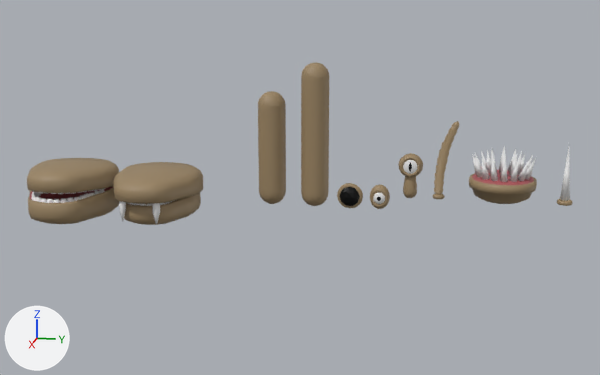
The FBX model Assets/Creature Creator/Models/Body Parts.fbx, before and after one commit.
The view is the same before and after, from a camera (50 mm lens) standing at (27.37, 5.7, 6.99) and looking at (0.84, 0.4, 0.36). Lighting does not change. The marker at lower left points along +X, +Y and +Z. Where no turn or scale is listed for an object, it has been applied to the vertices.

The first picture shows 'Antenna', 'Arm.001', 'Eye 1', 'Eye 2', 'Eye 3', 'Horn', 'Leg.001', 'Lower', 'Lower.001', 'Mouth 1', 'Mouth 2', 'Spike Ball'.
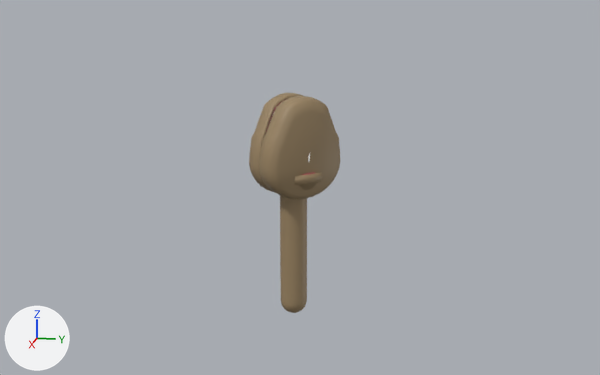
Where the newer file only moved an object's origin or applied its transform, the numbers keep the older frame.

Edits to the bpy script that builds the scene:
```text
Change me_icosphere_001:
    where me_icosphere_001.from_pydata(...)  # 203 vertices, 240 faces; spans x -0.021..0.483, y -0.442..0.442, z -0.442..0.442
    me_icosphere_001 part 8: the whole mesh is multiplied about its middle by the matrix ((0.0, 0.707, -0.707), (0.0, 0.707, 0.707), (1.0, 0.0, 0.0)), then moved by (-0.231, -2.0, 0.231)
Change me_lower_001:
    where me_lower_001.from_pydata(...)  # 584 vertices, 414 faces; spans x -0.12..3.38, y -1.48..1.48, z -0.76..0.25
    me_lower_001 part 1: the whole mesh is multiplied about its middle by the matrix ((0.0, 0.707, 0.707), (0.0, -0.707, 0.707), (1.0, 0.0, 0.0)), then moved by (-1.81, 7.31, 1.89)
Change me_sphere_005:
    where me_sphere_005.from_pydata(...)  # 576 vertices, 596 faces; spans x -0.045..0.43, y -0.338..0.338, z -0.424..0.424
    me_sphere_005 part 7: the whole mesh is multiplied about its middle by the matrix ((0.0, -0.707, -0.707), (0.0, 0.707, -0.707), (1.0, 0.0, 0.0)), then moved by (-0.192, -3.0, 0.192)
Change me_cone_001:
    where me_cone_001.from_pydata(...)  # 584 vertices, 414 faces; spans x -0.14..3.34, y -1.47..1.47, z 0.06..1.03
    me_cone_001 part 3: the whole mesh is multiplied about the mesh origin by the matrix ((0.0, 1.0, 0.0), (0.0, 0.0, 1.0), (1.0, 0.0, 0.0))
Change me_cylinder_006:
    remove me_cylinder_006.from_pydata(...)  # 1105 vertices, 1120 faces; spans x -0.47..0.47, y -0.47..0.47, z -0.47..3.45
    add me_cylinder_006.from_pydata(...)  # 1090 vertices, 1120 faces; spans x -0.47..0.47, y -0.47..0.47, z -3.45..0.47
    me_cylinder_006 part 5: 1073 vertices removed from x -0.47..0.47, y -0.47..0.47, z -0.47..3.45; 1058 vertices added at x -0.47..0.47, y -0.47..0.47, z -3.45..0.47
Change me_cylinder_007:
    remove me_cylinder_007.from_pydata(...)  # 1105 vertices, 1120 faces; spans x -0.47..0.47, y -0.47..0.47, z -0.47..4.45
    add me_cylinder_007.from_pydata(...)  # 1090 vertices, 1120 faces; spans x -0.47..0.47, y -0.47..0.47, z -4.45..0.47
    me_cylinder_007 part 4: 1073 vertices removed from x -0.47..0.47, y -0.47..0.47, z -0.47..4.45; 1058 vertices added at x -0.47..0.47, y -0.47..0.47, z -4.45..0.47
Change me_mouth_2:
    where me_mouth_2.from_pydata(...)  # 638 vertices, 454 faces; spans x -0.11..3.36, y -1.47..1.47, z -0.51..0.87
    me_mouth_2 part 2: the whole mesh is multiplied about the mesh origin by the matrix ((0.0, 1.0, 0.0), (0.0, 0.0, 1.0), (1.0, 0.0, 0.0))
Change me_lower:
    where me_lower.from_pydata(...)  # 584 vertices, 414 faces; spans x -0.12..3.01, y -1.32..1.32, z -0.7..0.2
    me_lower part 6: the whole mesh is multiplied about its middle by the matrix ((0.0, 0.707, 0.707), (0.0, -0.707, 0.707), (1.0, 0.0, 0.0)), then moved by (-1.62, 4.24, 1.69)
Change me_cylinder_002:
    where me_cylinder_002.from_pydata(...)  # 900 vertices, 881 faces; spans x -0.32..0.33, y -0.41..0.41, z -0.03..1.51
    me_cylinder_002 part 9: the whole mesh is turned 45 degrees about the z axis through its middle, then moved by (0.0, -4.0, 0.0)
Change ob_spike_ball:
    ob_spike_ball.location: (0.0, 7.0, 0.0) -> (0.0, 0.0, 0.0)
Change ob_mouth_1:
    ob_mouth_1.location: (0.0, -7.49, 0.0) -> (0.0, 0.0, 0.0)
    ob_mouth_1.rotation_euler: (0.0, 0.0, 0.0) -> (0.0, 0.0, -0.785)  # degrees (0, 0, 0) -> degrees (0, 0, -45)
Change ob_arm_001:
    ob_arm_001.location: (0.0, -0.75, 0.0) -> (0.0, 0.0, 0.0)
Change ob_horn:
    ob_horn.location: (0.0, 9.0, 0.0) -> (0.0, 0.0, 0.0)
Change ob_leg_001:
    ob_leg_001.location: (0.0, 0.75, 0.0) -> (0.0, 0.0, 0.0)
Change ob_mouth_2:
    ob_mouth_2.location: (0.0, -4.41, 0.0) -> (0.0, 0.0, 0.0)
    ob_mouth_2.rotation_euler: (0.0, 0.0, 0.0) -> (0.0, 0.0, -0.785)  # degrees (0, 0, 0) -> degrees (0, 0, -45)
Change ob_antenna:
    ob_antenna.location: (0.0, 4.95, 0.0) -> (0.0, 0.0, 0.0)
    ob_antenna.rotation_euler: (0.0, 0.0, 0.0) -> (0.0, 0.0, -0.785)  # degrees (0, 0, 0) -> degrees (0, 0, -45)
```

What differs and where, as boxes [x1, y1, x2, y2] in the pictures (600 x 375 px):
'Mouth 1', reshaped, moved, turned: before [27, 158, 119, 194]; after [262, 97, 340, 199]
'Arm.001', reshaped, moved: before [258, 91, 286, 204]; after [280, 195, 307, 276]
'Leg.001', reshaped, moved: before [301, 62, 329, 206]; after [280, 271, 307, 313]
'Mouth 2', reshaped, moved, turned: before [113, 162, 203, 224]; after [259, 96, 315, 190]
'Lower', reshaped: before [28, 187, 119, 224]; after [249, 93, 303, 193]
'Spike Ball', moved: before [469, 146, 537, 204]; after [294, 154, 323, 191]
'Lower.001', reshaped (not visible afterwards): before [124, 193, 201, 225]
'Eye 2', mesh turned (not visible afterwards): before [398, 153, 423, 198]
'Antenna', moved, turned (not visible afterwards): before [433, 121, 459, 199]
'Eye 1', reshaped (not visible afterwards): before [337, 183, 363, 208]
'Eye 3', reshaped (not visible afterwards): before [370, 184, 390, 209]
'Horn', moved (not visible afterwards): before [557, 147, 573, 206]
